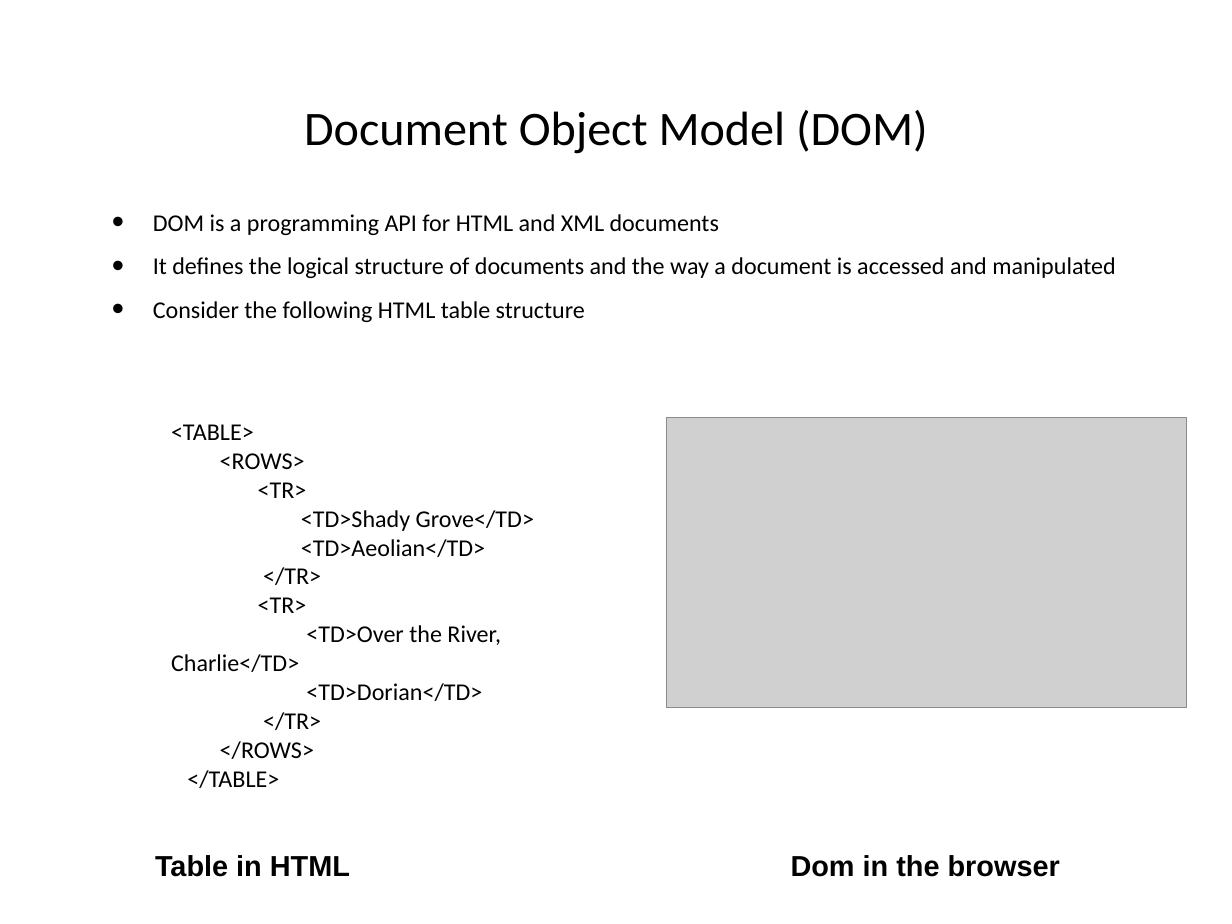
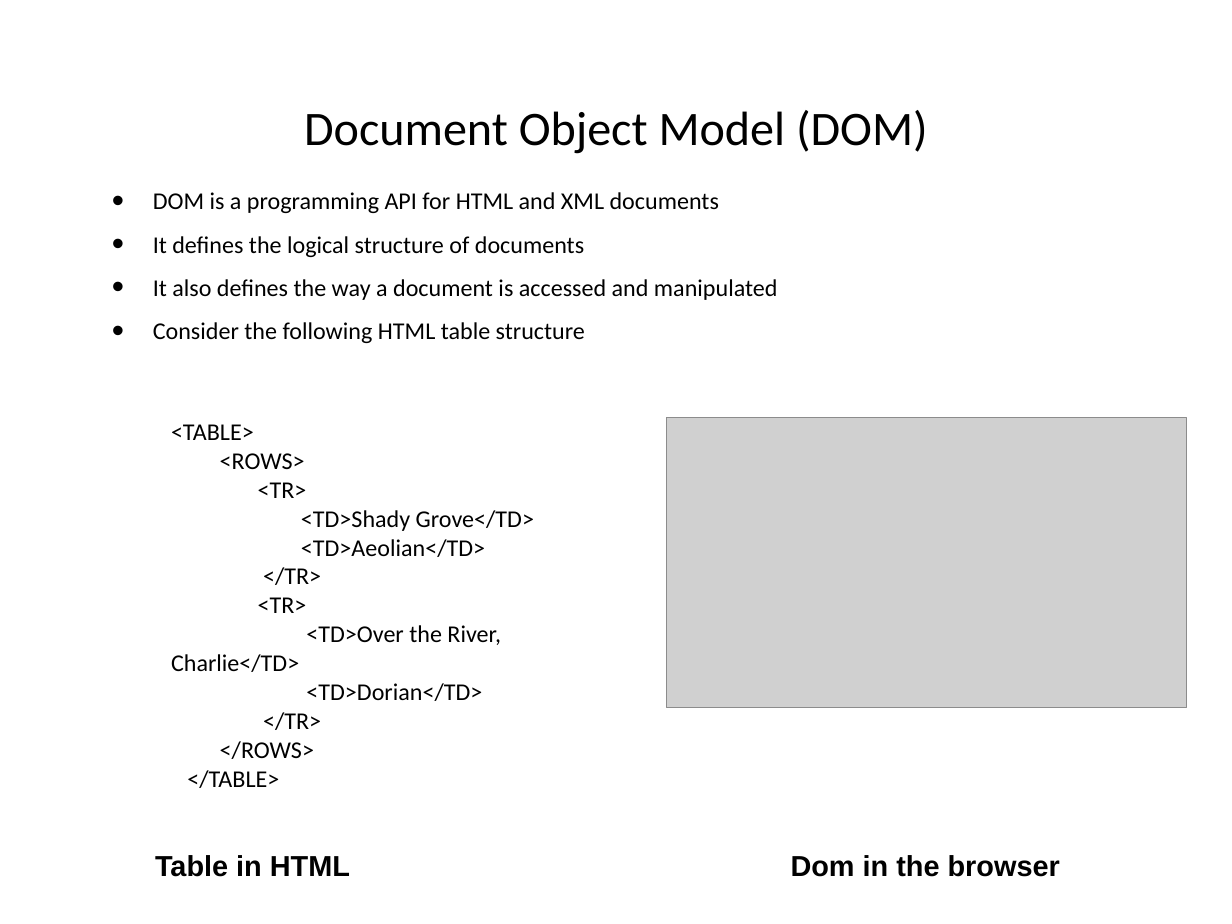
Before and after one commit to hogeschool/Development-5, a slide deck: slide 4 of Lectures/Lecture5/lesson5.pptx (slide 3 before the commit). Drawn at 1232x924 pixels with LibreOffice and Linux fonts; fonts in the diff are those of the drawing; grey boxes stand for pictures. Boxes give left, top, right and bottom in pixels: in the first picture for what was removed or moved away, otherwise in the second. Text is boxed around its words. In the diff, an @@ line names an element or a change of style, - is before the commit and + after.

```diff
--- a/Lectures/Lecture5/lesson5.pptx
+++ b/Lectures/Lecture5/lesson5.pptx
@@ text at [153, 236, 778, 300]: text changed @@
-• It defines the logical structure of documents and the way a document is accessed and manipulated
+• It defines the logical structure of documents
+• It also defines the way a document is accessed and manipulated
```
Also in this commit, not shown: 5 other slides changed, 11 slides added, 1 other file.
